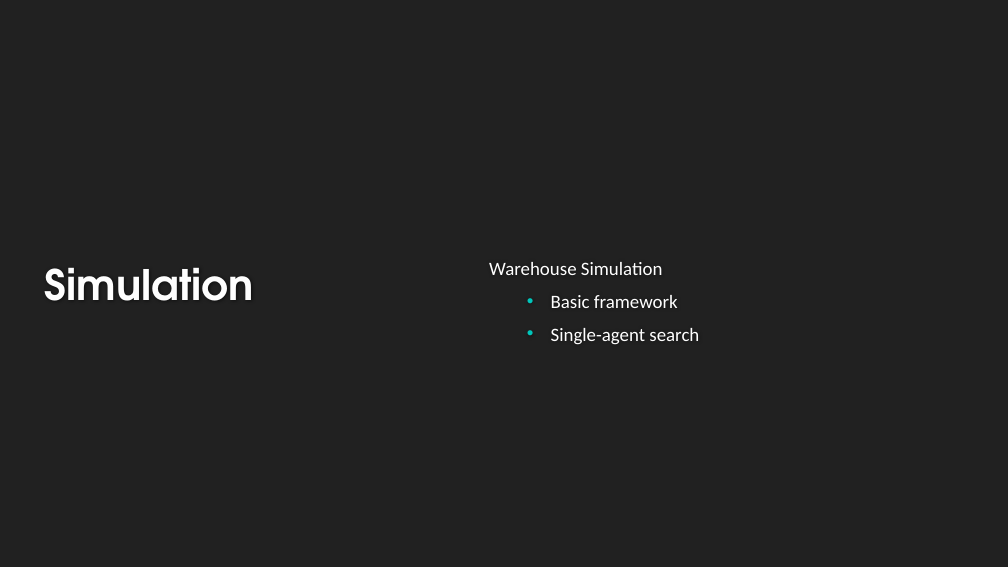
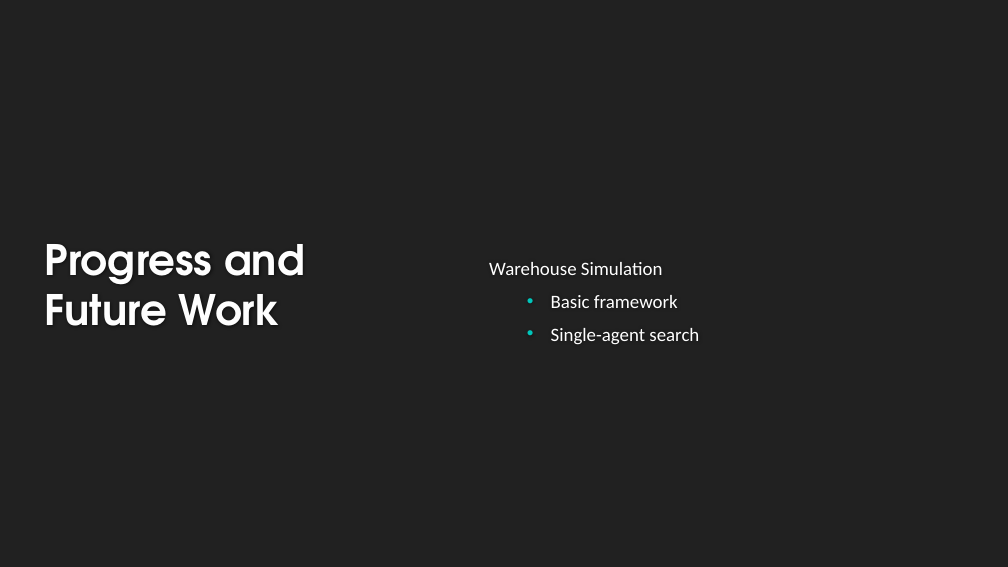
Before and after one commit to VikingDai/Honours-MAPF, a slide deck: slide 34 of Documents/Intermediate Presentation/Presentation Rev 3.pptx (slide 36 before the commit). Drawn at 1008x567 pixels with LibreOffice and Linux fonts; fonts in the diff are those of the drawing; background and template pictures are left out. Boxes give left, top, right and bottom in pixels: in the first picture for what was removed or moved away, otherwise in the second. Text is boxed around its words. In the diff, an @@ line names an element or a change of style, - is before the commit and + after.

```diff
--- a/Documents/Intermediate Presentation/Presentation Rev 3.pptx
+++ b/Documents/Intermediate Presentation/Presentation Rev 3.pptx
@@ title at <box>45,244,305,326</box>: text changed @@
-Simulation
+Progress and Future Work
```
Also in this commit, not shown: 6 other slides changed, 2 slides removed.
